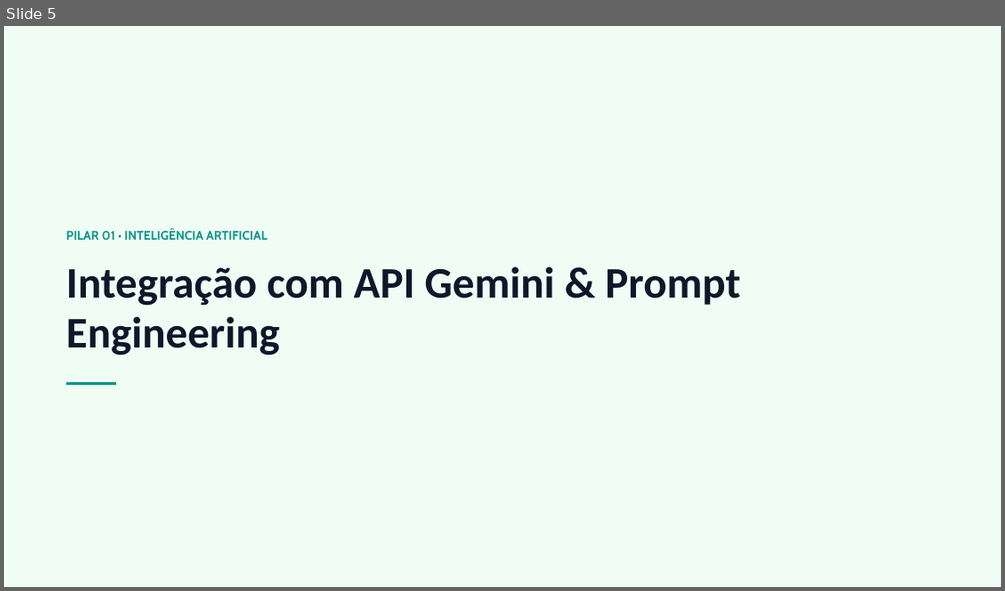
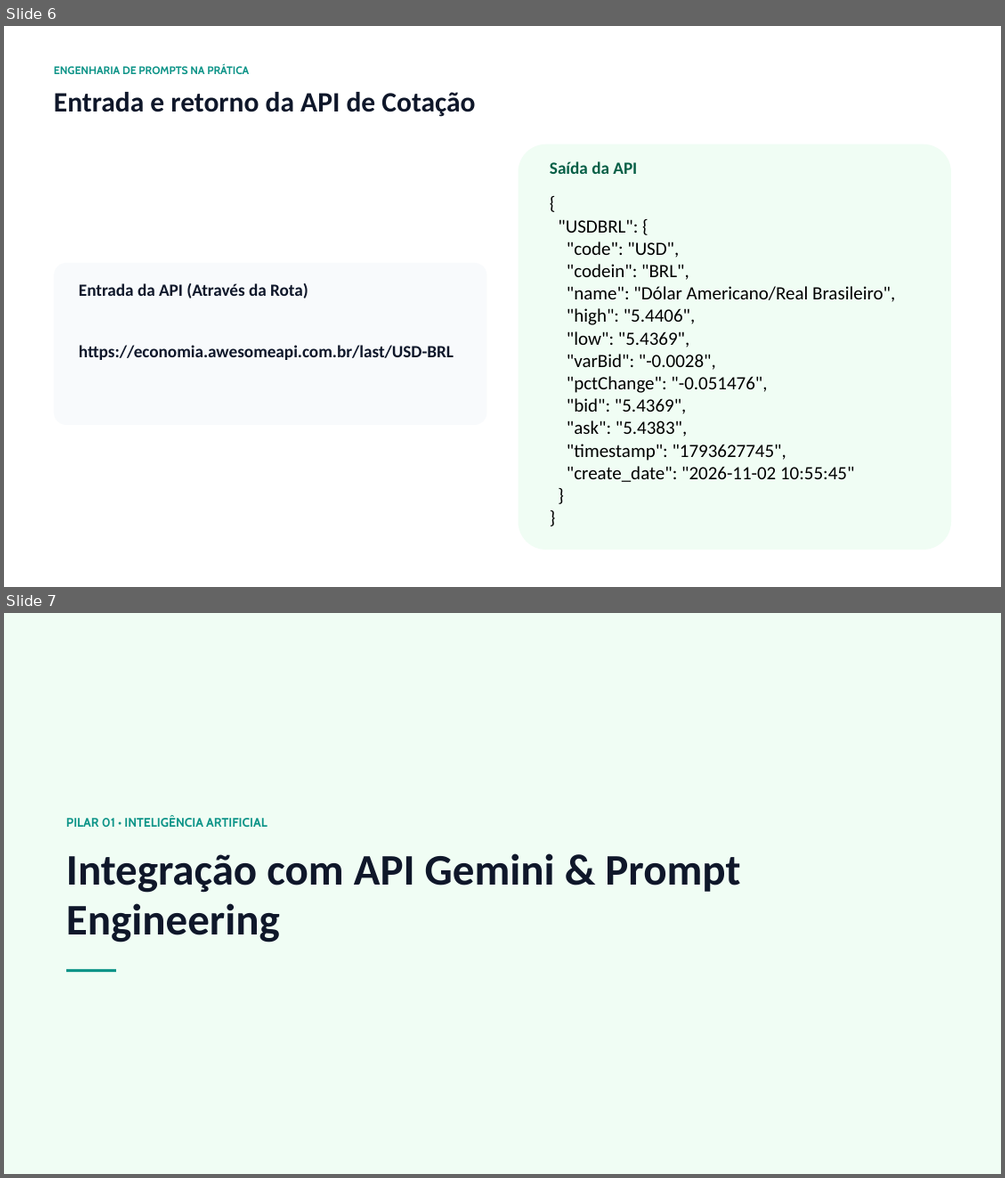
Before and after one commit to MarioSF1/projeto-ia-08102026, a slide deck: apresentação/GastoCerto IA - Arquitetura e Engenharia de Prompts.pptx. Shown one above the other, each under a label of ours: slide 5 before the commit, slides 6 and 7 after it. The pictures are 1005x591 and 1005x1178 pixels, drawn with LibreOffice and Linux fonts; fonts in the diff are those of the drawing. Boxes give left, top, right and bottom in pixels: in the first picture for what was removed or moved away, otherwise in the second. Text is boxed around its words. In the diff, an @@ line names an element or a change of style, - is before the commit and + after.

Commit message:
Feature: Adiciona cotação em tempo real

```diff
--- a/apresentação/GastoCerto IA - Arquitetura e Engenharia de Prompts.pptx
+++ b/apresentação/GastoCerto IA - Arquitetura e Engenharia de Prompts.pptx
@@ slide 6 added at box(4, 26, 1001, 587), background #FFFFFF @@
@@ text added at box(54, 64, 249, 74), 10.5 pt, text #0D9488, bold @@
+ENGENHARIA DE PROMPTS NA PRÁTICA
@@ text added at box(54, 92, 475, 117), 27 pt, text #0F172A, bold @@
+Entrada e retorno da API de Cotação
@@ rounded rectangle added at box(518, 144, 952, 549), fill #F0FDF4 @@
@@ text added at box(550, 161, 637, 174), 16.5 pt, text #065F46, bold @@
+Saída da API
@@ text added at box(558, 219, 895, 482), 18 pt, text #000000 @@
+{
+"USDBRL": {
+"code": "USD",
+"codein": "BRL",
+"name": "Dólar Americano/Real Brasileiro",
+"high": "5.4406",
+"low": "5.4369",
+"varBid": "-0.0028",
+"pctChange": "-0.051476",
+"bid": "5.4369",
+"ask": "5.4383",
+"timestamp": "1793627745",
+"create_date": "2026-11-02 10:55:45"
+}
+}
@@ rounded rectangle added at box(54, 263, 487, 426), fill #F8FAFC @@
@@ text added at box(79, 283, 308, 298), 16.5 pt, text #0F172A, bold @@
+Entrada da API (Através da Rota)
@@ text added at box(79, 345, 453, 360), 16.5 pt, text #0F172A, bold @@
+https://economia.awesomeapi.com.br/last/USD-BRL
@@ what was slide 5 is now slide 7 @@
```
Also in this commit, not shown: 2 slides changed, 1 other slide added, 1 other file.
